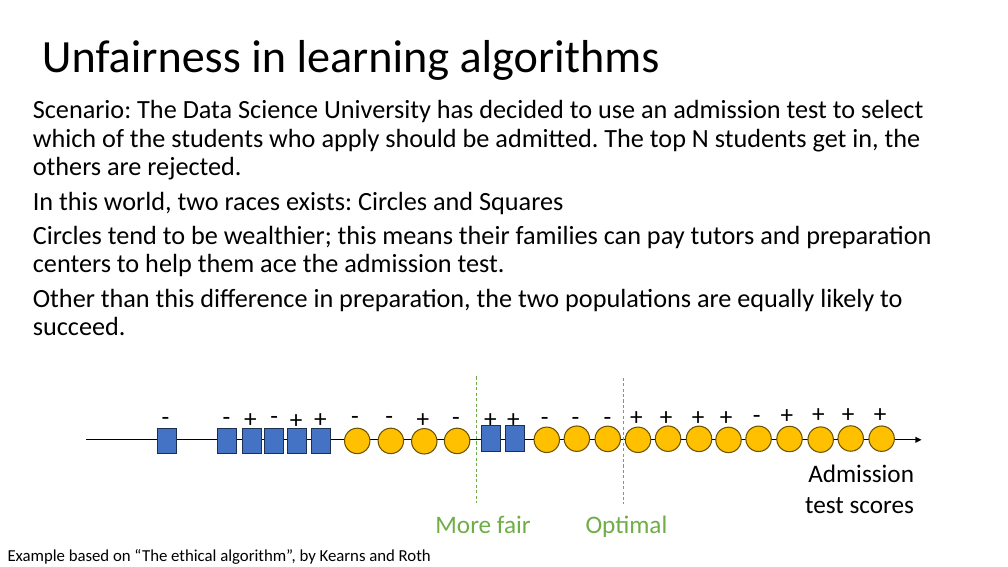
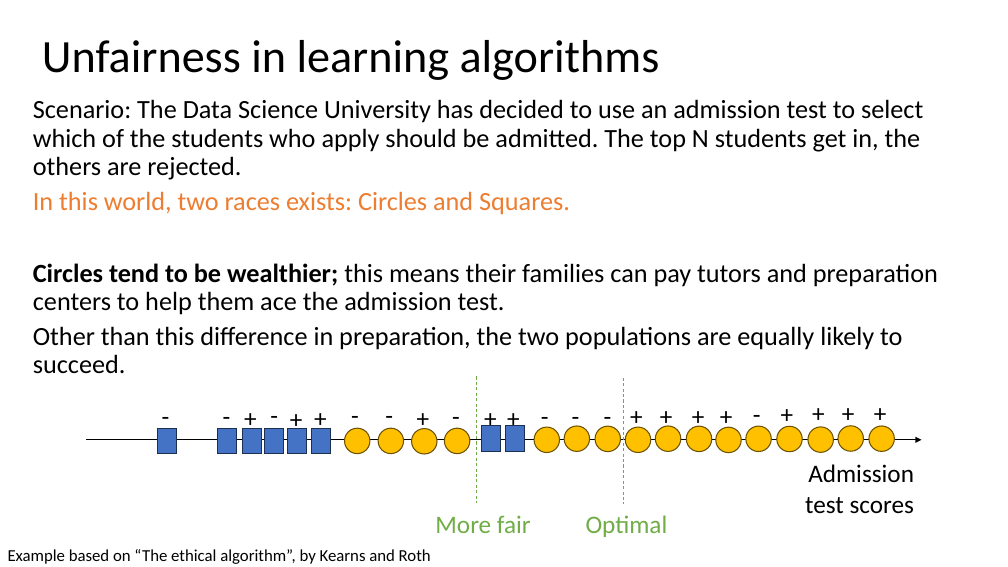
Before and after one commit to UBC-CS/cpsc330-2025W2, a slide deck: slide 16 of lectures/Giulia/23_AIcsCoreFairness.pptx (slide 15 before the commit). Drawn at 1008x567 pixels with LibreOffice and Linux fonts; fonts in the diff are those of the drawing. Boxes give left, top, right and bottom in pixels: in the first picture for what was removed or moved away, otherwise in the second. Text is boxed around its words. In the diff, an @@ line names an element or a change of style, - is before the commit and + after.

```diff
--- a/lectures/Giulia/23_AIcsCoreFairness.pptx
+++ b/lectures/Giulia/23_AIcsCoreFairness.pptx
@@ text at <box>33,191,570,215</box>: text changed; text colour #000000 to #ED7D31 @@
-In this world, two races exists: Circles and Squares
+In this world, two races exists: Circles and Squares.
@@ text at <box>33,263,938,315</box>: bold on in "Circles tend to be wealthier;" @@
```
Also in this commit, not shown: 6 other slides changed, 1 slide added, 3 other files.
